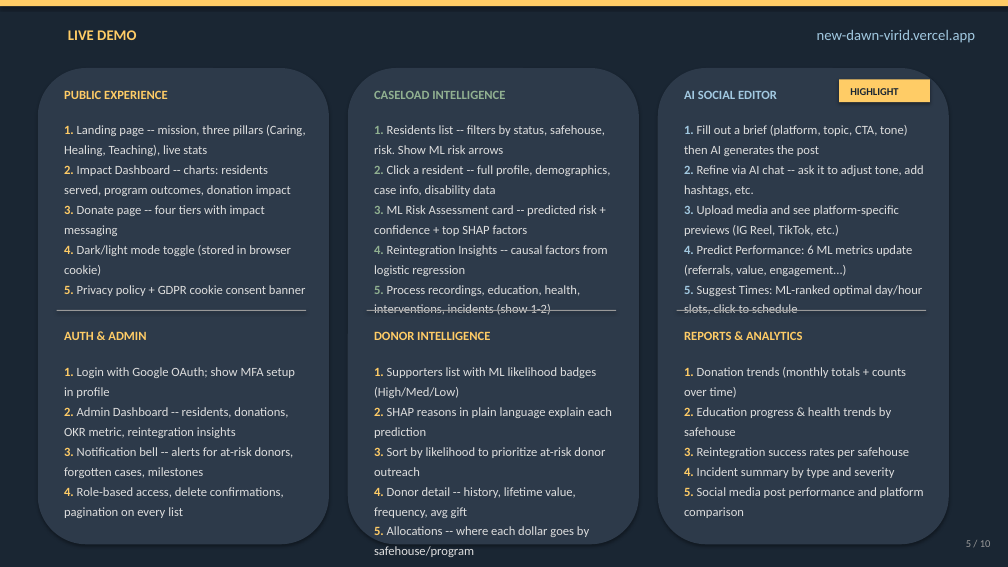
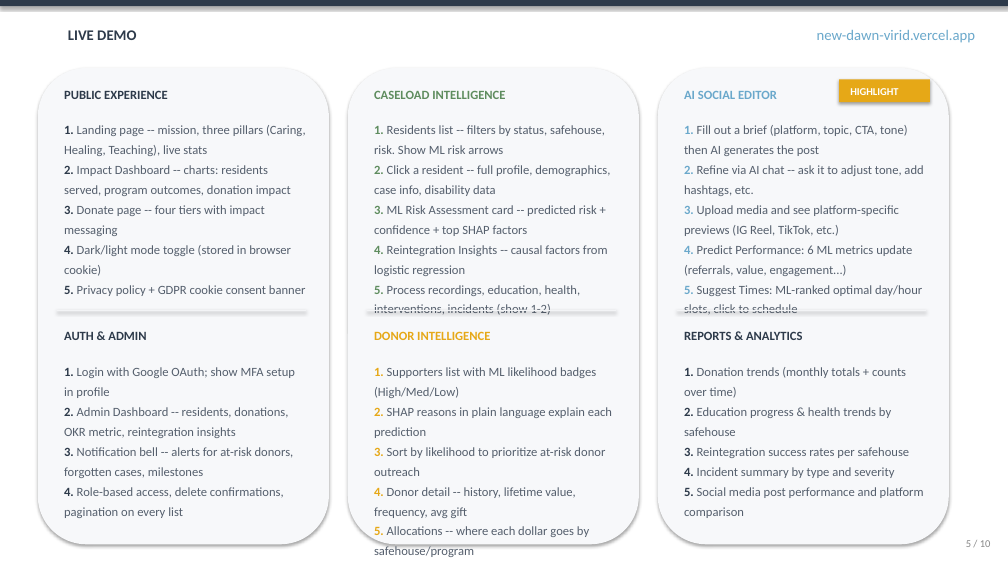
Before and after one commit to linklyns/New-Dawn, a slide deck: slide 5 of presentation/New_Dawn_Presentation.pptx. Drawn at 1008x567 pixels with LibreOffice and Linux fonts; fonts in the diff are those of the drawing. Boxes give left, top, right and bottom in pixels: in the first picture for what was removed or moved away, otherwise in the second. Text is boxed around its words. In the diff, an @@ line names an element or a change of style, - is before the commit and + after.

```diff
--- a/presentation/New_Dawn_Presentation.pptx
+++ b/presentation/New_Dawn_Presentation.pptx
@@ background #1A2633 to #FFFFFF @@
@@ rectangle at (0, 0, 1008, 6): fill #FFCC66 to #2D3A4A @@
@@ text "new-dawn-virid.vercel.app" at (817, 30, 975, 43): text colour #A2C9E1 to #6AA8CB @@
@@ text "CASELOAD INTELLIGENCE" at (374, 91, 505, 99): text colour #91B191 to #5E8C5E @@
@@ fill #2D3A4A to #F7F8FA in 3 elements at (38, 68, 329, 544), (348, 68, 639, 544), (658, 68, 949, 544) @@
@@ text "AI SOCIAL EDITOR" at (684, 91, 777, 99): text colour #A2C9E1 to #6AA8CB @@
@@ rectangle at (839, 79, 930, 102): fill #FFCC66 to #E6A817 @@
@@ text "HIGHLIGHT" at (850, 88, 898, 95): text colour #1A2633 to #FFFFFF @@
@@ text "1. Landing page -- mission, ..." at (64, 125, 306, 296): text colour #FFCC66 to #2D3A4A in "1.", "2.", "3.", "4." and 1 more places; text colour #DDDDDD to #555F6D @@
@@ text "1. Residents list -- filters ..." at (374, 125, 610, 315): text colour #91B191 to #5E8C5E in "1.", "2.", "3.", "4." and 1 more places; text colour #DDDDDD to #555F6D @@
@@ text "1. Fill out a brief ..." at (684, 125, 923, 315): text colour #A2C9E1 to #6AA8CB in "1.", "2.", "3.", "4." and 1 more places; text colour #DDDDDD to #555F6D @@
@@ text "DONOR INTELLIGENCE" at (374, 331, 490, 340): text colour #FFCC66 to #E6A817 @@
@@ text colour #FFCC66 to #2D3A4A in 4 elements at (68, 30, 136, 40), (64, 90, 168, 99), (64, 332, 146, 340), (684, 331, 802, 340) @@
@@ fill #999999 to #F3F4F6 in 3 elements at (57, 310, 306, 311), (367, 310, 616, 311), (677, 310, 926, 311) @@
@@ text "1. Login with Google OAuth; ..." at (64, 367, 295, 518): text colour #FFCC66 to #2D3A4A in "1.", "2.", "3.", "4."; text colour #DDDDDD to #555F6D @@
@@ text "1. Supporters list with ML ..." at (374, 367, 612, 537): text colour #FFCC66 to #E6A817 in "1.", "2.", "3.", "4." and 1 more places; text colour #DDDDDD to #555F6D @@
@@ text "1. Donation trends (monthly totals ..." at (684, 367, 924, 518): text colour #FFCC66 to #2D3A4A in "1.", "2.", "3.", "4." and 1 more places; text colour #DDDDDD to #555F6D @@
@@ text "5 / 10" at (966, 540, 991, 547): text colour #999999 to #888888 @@
```
Also in this commit, not shown: 8 other slides changed, 1 slide added, 1 slide removed, 1 other file.
